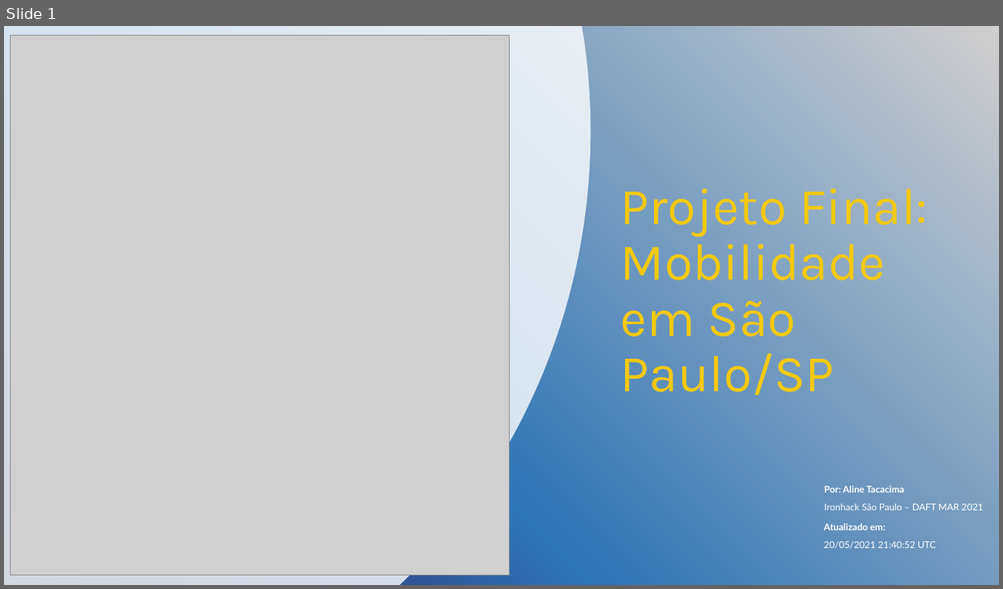
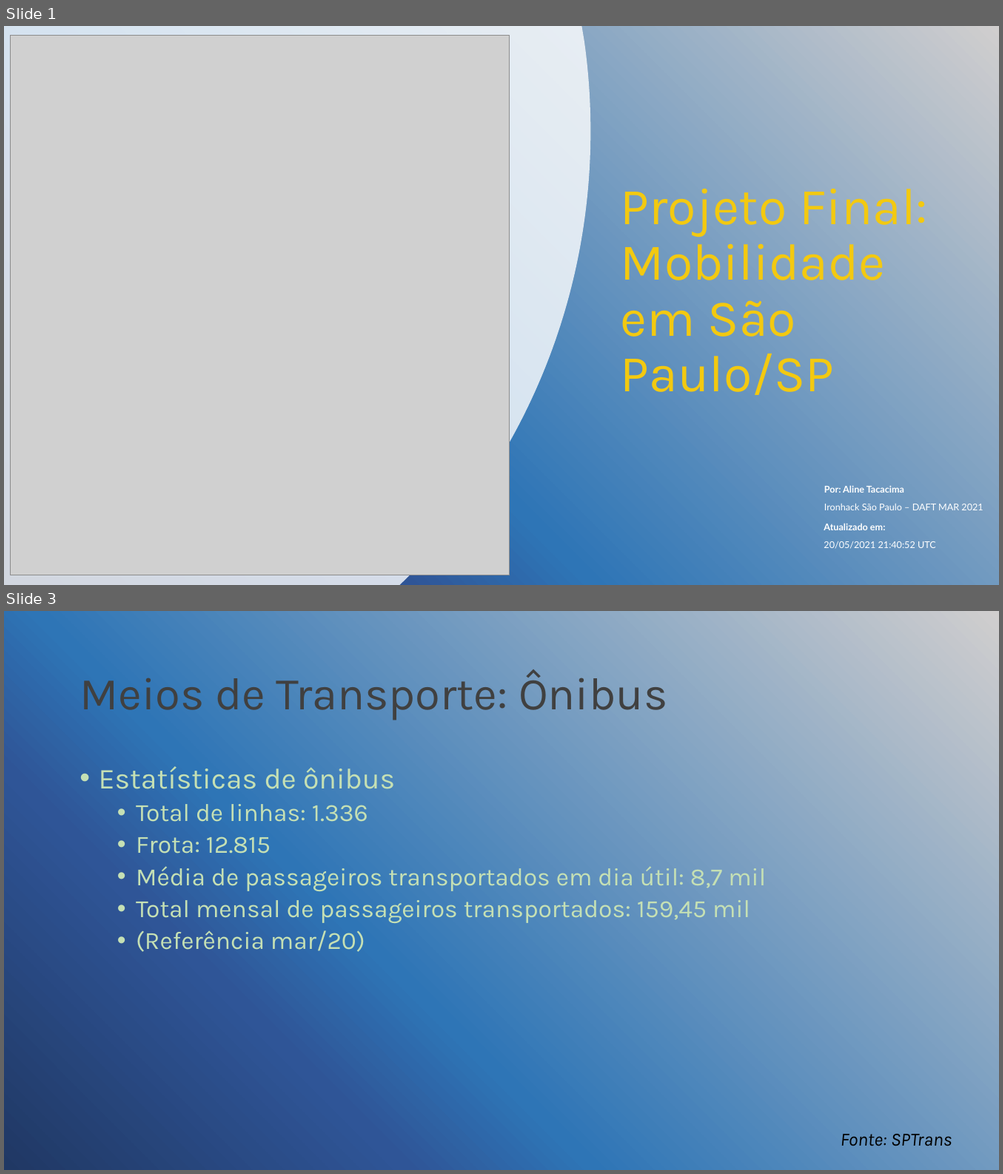
Before and after one commit to alitaca/Projeto_final, a slide deck: transporte_sp.pptx. Shown one above the other, each under a label of ours: slide 1 before the commit, slides 1 and 3 after it; the slides between them are not shown. The pictures are 1003x589 and 1003x1174 pixels, drawn with LibreOffice and Linux fonts; fonts in the diff are those of the drawing; grey boxes stand for pictures; background and template pictures are left out. Boxes give left, top, right and bottom in pixels: in the first picture for what was removed or moved away, otherwise in the second. Text is boxed around its words. In the diff, an @@ line names an element or a change of style, - is before the commit and + after.

```diff
--- a/transporte_sp.pptx
+++ b/transporte_sp.pptx
@@ slide 3 added at [4, 611, 999, 1170], background picture (left out) @@
@@ title added at [79, 669, 667, 721], 44 pt, text #404040 @@
+Meios de Transporte: Ônibus
@@ text added at [99, 766, 765, 952], 24 pt, text #C5E0B4 @@
+• Estatísticas de ônibus
+  • Total de linhas: 1.336
+  • Frota: 12.815
+  • Média de passageiros transportados em dia útil: 8,7 mil
+  • Total mensal de passageiros transportados: 159,45 mil
+  • (Referência mar/20)
@@ text added at [840, 1134, 952, 1147], 18 pt, text #000000, italic @@
+Fonte: SPTrans
```
Also in this commit, not shown: 6 slides changed, 5 other slides added, 1 slide removed.
